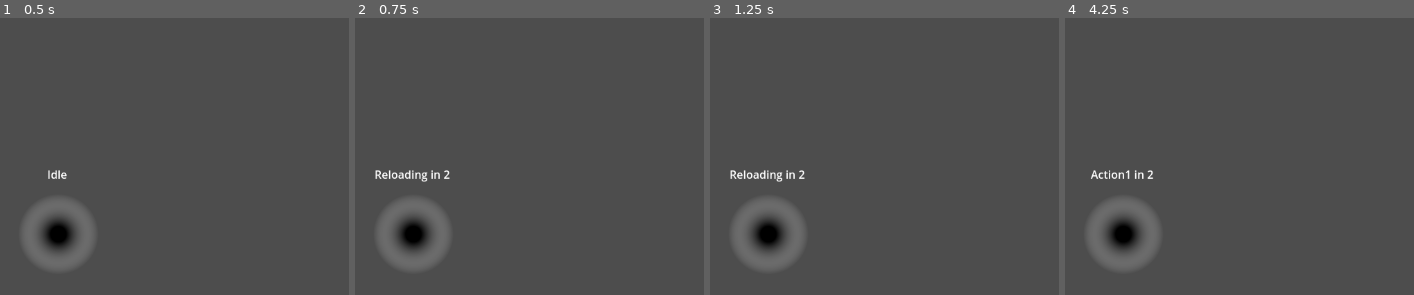
Above: before the commit, frames 1-4 (left to right).
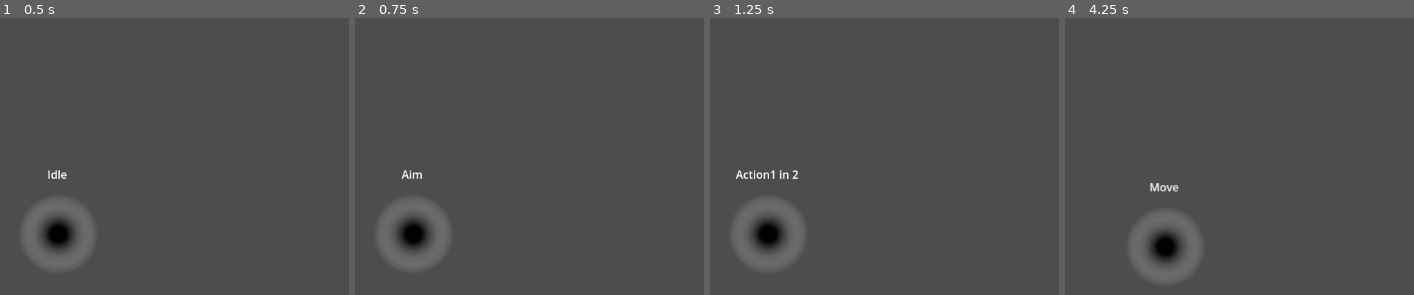
Above: after the commit, the same moments.

Repository: dwlee0802/ProbabilityShooter
Game: Godot game, scene res://Scenes/player_unit.tscn
Two runs of this game, one before a commit and one after it. Both use one fixed random seed, a clock stepped at 60 frames per second and the inputs below. This scene is started directly instead of the project's main scene.
Inputs (mouse positions are in pixels of both pictures, inside the frame that each line leads up to):
- Up to frame 1 (0.5 s): no input
- Up to frame 2 (0.75 s): tap Enter at 0.5 s; move the mouse to (599, 220) at 0.52 s; tap Q (action_1) at 0.6 s
- Up to frame 3 (1.25 s): click (954, 220) at 0.8 s
- Up to frame 4 (4.25 s): tap Space at 1.25 s; move the mouse to (outside the picture) at 1.27 s; click (outside the picture) at 1.35 s; tap Q (action_1) at 1.55, 2.1, 3.05 s; tap Enter at 2 s; move the mouse to (1215, 142) at 2.02 s; click (1215, 142) at 2.3 s; move the mouse to (outside the picture) at 2.77 s; click (outside the picture) at 2.85 s; move the mouse to (outside the picture) at 3.52 s; right-click (outside the picture) at 3.6 s; click (outside the picture) at 3.8 s

Frame 1 is identical in both runs. In frame 2, 0.4% of the frame differs, in the area x 5-28%, y 54-60%; in frame 3, 0.5%; in frame 4, 4.3%, in the area x 7-39%, y 54-95%.

Commit message:
Shoot bullet when attack action is finished.

Diff:
--- a/Scenes/States/aim_state.gd
+++ b/Scenes/States/aim_state.gd
@@ -20,6 +20,8 @@
 				push_error("No action index in aim state.")
 				return idle_state
 			Action.One:
+				action_1_state.mouse_position = parent.get_local_mouse_position()
+				print(action_1_state.mouse_position)
 				return action_1_state
 
 	if Input.is_action_just_pressed("ui_cancel"):
--- a/Scenes/States/attack_state.gd
+++ b/Scenes/States/attack_state.gd
@@ -1,4 +1,9 @@
 extends State
+
+var mouse_position: Vector2
+
+@export
+var projectile_speed: float = 1000
 
 @export
 var idle_state: State
@@ -28,8 +33,14 @@
 
 func process_physics(_delta: float) -> State:
 	if timer.is_stopped():
-		print("action activated")
 		parent.action_1_available = false
+
+		var bullet: Projectile = parent.bullet_scene.instantiate()
+		bullet.Launch(mouse_position.normalized(), projectile_speed)
+		bullet.global_position = parent.global_position
+
+		get_tree().root.add_child(bullet)
+
 		return idle_state
 
 	return null
--- a/Scenes/player_unit.gd
+++ b/Scenes/player_unit.gd
@@ -11,7 +11,9 @@
 var movement_speed: float = 100
 
 @export
-var action_1_available: bool = false
+var action_1_available: bool = true
+
+var bullet_scene = preload("res://Scenes/projectile.tscn")
 
 
 func _ready() -> void:
--- a/Scenes/player_unit.tscn
+++ b/Scenes/player_unit.tscn
@@ -24,6 +24,7 @@
 
 [node name="PlayerUnit" type="CharacterBody2D"]
 position = Vector2(560, 312)
+collision_layer = 0
 motion_mode = 1
 script = ExtResource("1_b776y")
 
--- /dev/null
+++ b/Scenes/projectile.gd
@@ -0,0 +1,6 @@
+extends RigidBody2D
+class_name Projectile
+
+
+func Launch(direction, speed):
+	apply_central_impulse(direction * speed)
--- /dev/null
+++ b/Scenes/projectile.tscn
@@ -0,0 +1,30 @@
+[gd_scene load_steps=5 format=3 uid="uid://d4dvwh48btf1b"]
+
+[ext_resource type="Script" path="res://Scenes/projectile.gd" id="1_g0oia"]
+
+[sub_resource type="CircleShape2D" id="CircleShape2D_e5j5t"]
+radius = 25.0
+
+[sub_resource type="Gradient" id="Gradient_w1uqg"]
+offsets = PackedFloat32Array(0.123377, 1)
+colors = PackedColorArray(1, 0.85098, 0, 1, 1, 1, 1, 0)
+
+[sub_resource type="GradientTexture2D" id="GradientTexture2D_th7mi"]
+gradient = SubResource("Gradient_w1uqg")
+width = 50
+height = 50
+fill = 1
+fill_from = Vector2(0.5, 0.5)
+fill_to = Vector2(0.788991, 0.211009)
+
+[node name="Bullet" type="RigidBody2D"]
+position = Vector2(267, 145)
+gravity_scale = 0.0
+script = ExtResource("1_g0oia")
+
+[node name="CollisionShape2D" type="CollisionShape2D" parent="."]
+shape = SubResource("CircleShape2D_e5j5t")
+debug_color = Color(0, 0.6, 0.701961, 0.168627)
+
+[node name="Sprite2D" type="Sprite2D" parent="."]
+texture = SubResource("GradientTexture2D_th7mi")
Not shown: 1 places in Scenes/player_unit.tscn that only renumber resources
